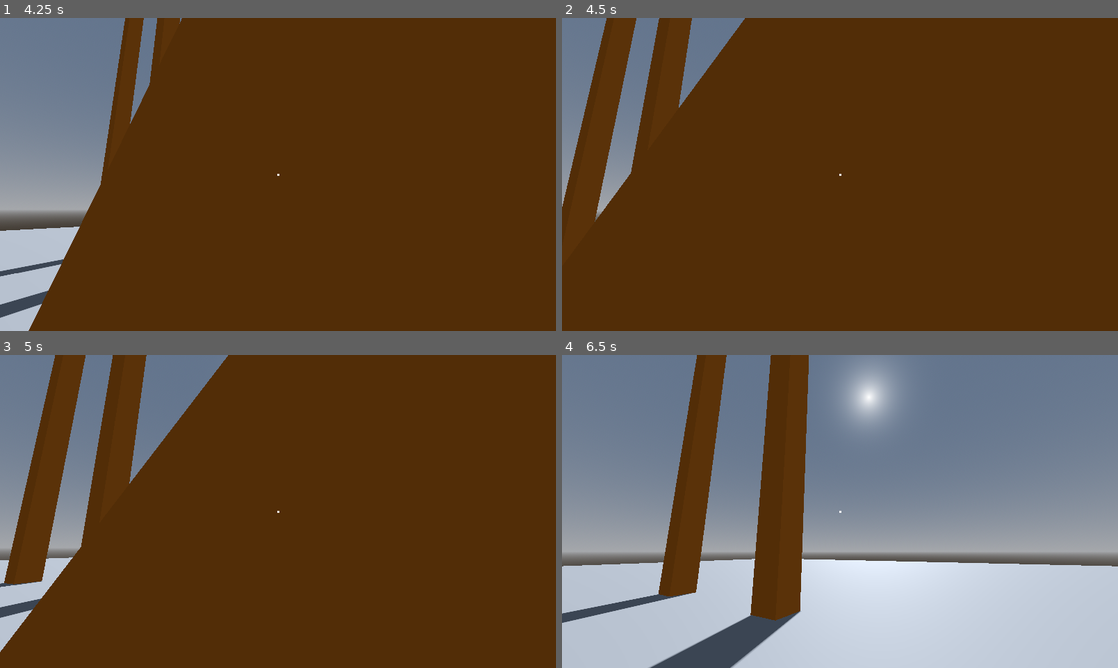
Above: before the commit, frames 1-4 (two rows, left to right).
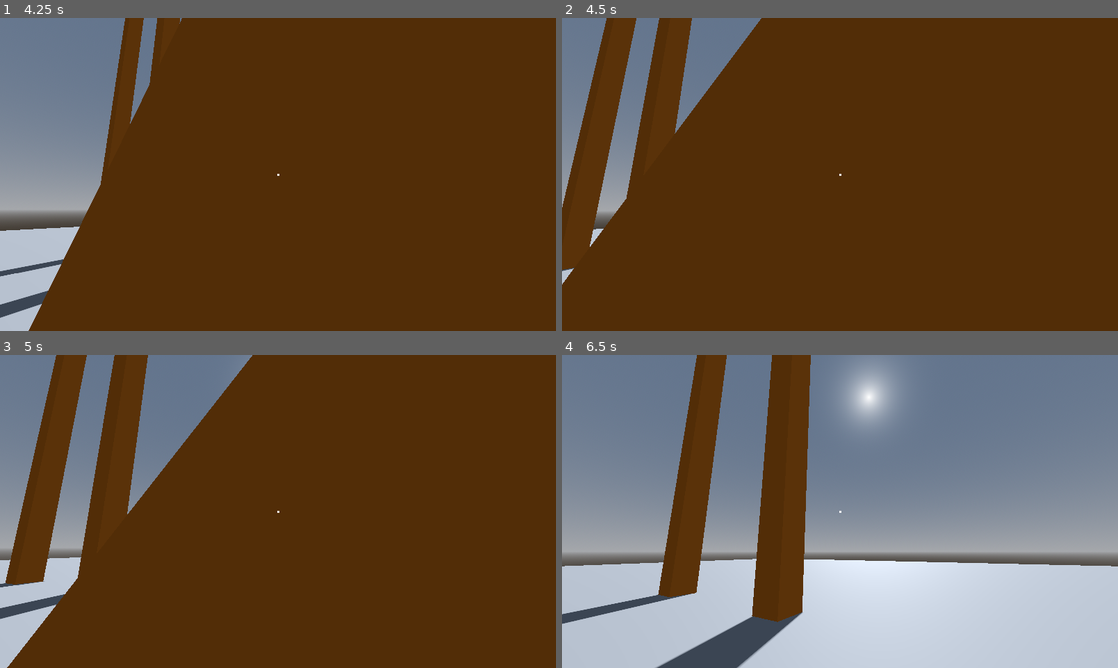
Above: after the commit, the same moments.

Repository: joeyvongphasouk/577-course-project
Game: Godot game, scene res://scenes/main_menu.tscn
The game is run twice, just before and just after one commit, with the same random seed, the same clock (stepped at 60 frames per second) and the same inputs.
Inputs (mouse positions are in pixels of both pictures, inside the frame that each line leads up to):
- Up to frame 1 (4.25 s): click "Start" at 0.5 s; tap Enter (ui_accept) at 1.25, 1.52, 2.27, 3.77 s; move the mouse to (305, 174) at 1.27 s; hold Right mouse button (grapple_pull) 1.28-2.03 s; hold W (move_forward) from 1.28 s (still down); move the mouse to (250, 174) at 2.02 s; click (250, 174) at 2.1 s; right-click (250, 174) at 2.3 s; move the mouse to (289, 168) at 2.77 s; hold Right mouse button (grapple_pull) 2.78-3.53 s; move the mouse to (272, 180) at 3.52 s; right-click (272, 180) at 3.6 s
- Up to frame 2 (4.5 s): keep holding W (move_forward); move the mouse to (878, 177) at 4.27 s; hold Right mouse button (grapple_pull) from 4.28 s (still down); click (878, 177) at 4.35 s
- Up to frame 3 (5 s): keep holding W (move_forward); keep holding Right mouse button (grapple_pull); tap Enter (ui_accept) at 4.52 s
- Up to frame 4 (6.5 s): keep holding W (move_forward); move the mouse to (795, 508) at 5.02 s; release Right mouse button (grapple_pull) at 5.03 s; right-click (795, 508) at 5.1 s; tap Enter (ui_accept) at 5.27 s; move the mouse to (845, 511) at 5.77 s; hold Right mouse button (grapple_pull) from 5.78 s (still down)

Frame 1 is identical in both runs. In frame 2, 1.4% of the frame differs, in the area x 0-36%, y 0-86%; in frame 3, 3.8%, in the area x 0-46%, y 0-100%; in frame 4, 1.2%.

Commit message:
I have failed in my attempts to get c# and gdscript to work together

Diff:
--- a/project.godot
+++ b/project.godot
@@ -23,6 +23,10 @@
 
 window/size/viewport_width=1280
 window/size/viewport_height=720
+
+[dotnet]
+
+project/assembly_name="Mandira"
 
 [input]
 
--- a/scenes/playground.tscn
+++ b/scenes/playground.tscn
@@ -2,16 +2,6 @@
 
 [ext_resource type="Material" uid="uid://cf2g5d07kmao" path="res://materials/testing_color.tres" id="1_j81bk"]
 [ext_resource type="PackedScene" uid="uid://dkdw4ky2ef0l0" path="res://scenes/player.tscn" id="2_37cnx"]
-
-[sub_resource type="WorldBoundaryShape3D" id="WorldBoundaryShape3D_ytjev"]
-
-[sub_resource type="PlaneMesh" id="PlaneMesh_mcgwk"]
-size = Vector2(100, 100)
-
-[sub_resource type="BoxMesh" id="BoxMesh_vqbha"]
-
-[sub_resource type="ConcavePolygonShape3D" id="ConcavePolygonShape3D_iux7c"]
-data = PackedVector3Array(-0.5, 0.5, 0.5, 0.5, 0.5, 0.5, -0.5, -0.5, 0.5, 0.5, 0.5, 0.5, 0.5, -0.5, 0.5, -0.5, -0.5, 0.5, 0.5, 0.5, -0.5, -0.5, 0.5, -0.5, 0.5, -0.5, -0.5, -0.5, 0.5, -0.5, -0.5, -0.5, -0.5, 0.5, -0.5, -0.5, 0.5, 0.5, 0.5, 0.5, 0.5, -0.5, 0.5, -0.5, 0.5, 0.5, 0.5, -0.5, 0.5, -0.5, -0.5, 0.5, -0.5, 0.5, -0.5, 0.5, -0.5, -0.5, 0.5, 0.5, -0.5, -0.5, -0.5, -0.5, 0.5, 0.5, -0.5, -0.5, 0.5, -0.5, -0.5, -0.5, 0.5, 0.5, 0.5, -0.5, 0.5, 0.5, 0.5, 0.5, -0.5, -0.5, 0.5, 0.5, -0.5, 0.5, -0.5, 0.5, 0.5, -0.5, -0.5, -0.5, 0.5, 0.5, -0.5, 0.5, -0.5, -0.5, -0.5, 0.5, -0.5, 0.5, 0.5, -0.5, -0.5, -0.5, -0.5, -0.5)
 
 [sub_resource type="ProceduralSkyMaterial" id="ProceduralSkyMaterial_stf88"]
 
@@ -23,6 +13,16 @@
 sky = SubResource("Sky_8o5xr")
 ambient_light_color = Color(0.76662, 0.76662, 0.76662, 1)
 
+[sub_resource type="WorldBoundaryShape3D" id="WorldBoundaryShape3D_ytjev"]
+
+[sub_resource type="PlaneMesh" id="PlaneMesh_mcgwk"]
+size = Vector2(100, 100)
+
+[sub_resource type="BoxMesh" id="BoxMesh_vqbha"]
+
+[sub_resource type="ConcavePolygonShape3D" id="ConcavePolygonShape3D_iux7c"]
+data = PackedVector3Array(-0.5, 0.5, 0.5, 0.5, 0.5, 0.5, -0.5, -0.5, 0.5, 0.5, 0.5, 0.5, 0.5, -0.5, 0.5, -0.5, -0.5, 0.5, 0.5, 0.5, -0.5, -0.5, 0.5, -0.5, 0.5, -0.5, -0.5, -0.5, 0.5, -0.5, -0.5, -0.5, -0.5, 0.5, -0.5, -0.5, 0.5, 0.5, 0.5, 0.5, 0.5, -0.5, 0.5, -0.5, 0.5, 0.5, 0.5, -0.5, 0.5, -0.5, -0.5, 0.5, -0.5, 0.5, -0.5, 0.5, -0.5, -0.5, 0.5, 0.5, -0.5, -0.5, -0.5, -0.5, 0.5, 0.5, -0.5, -0.5, 0.5, -0.5, -0.5, -0.5, 0.5, 0.5, 0.5, -0.5, 0.5, 0.5, 0.5, 0.5, -0.5, -0.5, 0.5, 0.5, -0.5, 0.5, -0.5, 0.5, 0.5, -0.5, -0.5, -0.5, 0.5, 0.5, -0.5, 0.5, -0.5, -0.5, -0.5, 0.5, -0.5, 0.5, 0.5, -0.5, -0.5, -0.5, -0.5, -0.5)
+
 [sub_resource type="ConcavePolygonShape3D" id="ConcavePolygonShape3D_ur12g"]
 data = PackedVector3Array(-0.5, 2, 1, 0.5, 2, 1, -0.5, -2, 1, 0.5, 2, 1, 0.5, -2, 1, -0.5, -2, 1, 0.5, 2, -1, -0.5, 2,  …(356 unchanged characters)…
 
@@ -73,10 +73,16 @@
 
 [node name="Tutorial_Level" type="Node3D"]
 
+[node name="WorldEnvironment" type="WorldEnvironment" parent="."]
+environment = SubResource("Environment_vl41q")
+
 [node name="DirectionalLight3D" type="DirectionalLight3D" parent="."]
 transform = Transform3D(0.939693, -0.219846, 0.262003, 3.58692e-08, 0.766044, 0.642788, -0.34202, -0.604023, 0.719846, 0, 16.8921, 0)
 shadow_enabled = true
 
+[node name="Player" parent="." instance=ExtResource("2_37cnx")]
+transform = Transform3D(-0.173648, 0, -0.984808, 0, 1, 0, 0.984808, 0, -0.173648, -7.8, 0.999998, -1.1)
+
 [node name="Ground" type="StaticBody3D" parent="."]
 
 [node name="CollisionShape3D" type="CollisionShape3D" parent="Ground"]
@@ -114,12 +120,6 @@
 
 [node name="CollisionShape3D" type="CollisionShape3D" parent="StaticBody3D3"]
 shape = SubResource("ConcavePolygonShape3D_iux7c")
-
-[node name="WorldEnvironment" type="WorldEnvironment" parent="."]
-environment = SubResource("Environment_vl41q")
-
-[node name="Player" parent="." instance=ExtResource("2_37cnx")]
-transform = Transform3D(-0.173648, 0, -0.984808, 0, 1, 0, 0.984808, 0, -0.173648, -7.8, 0.999998, -1.1)
 
 [node name="Ramp" type="StaticBody3D" parent="."]
 transform = Transform3D(0.5, 0, -0.866025, 0, 1, 0, 0.866025, 0, 0.5, 0, 2, -5)
--- a/scripts/grapple.gd
+++ b/scripts/grapple.gd
@@ -16,13 +16,16 @@
 var initial_dist: float
 
 func _physics_process(delta: float) -> void:
+	# deploy/retract grapple
 	if Input.is_action_just_pressed("grapple_attach"):
 		launch()
 	if Input.is_action_just_released("grapple_attach"):
 		retract()
+
+	# handle grapple mech
 	if Input.is_action_pressed("grapple_pull"):
 		pull_to()
-	elif launched:
+	if launched:
 		handle_grapple(delta)
 
 	# need to physically update the rope shown on screen
@@ -34,7 +37,6 @@
 		initial_dist = player.global_position.distance_to(grapple_point)
 		launched = true
 		obj_hit = ray_cast_3d.get_collider()
-
 
 func retract():
 	launched = false
@@ -64,20 +66,27 @@
 
 	# check if the grapple is attached to something
 	if launched and obj_hit:
-		initial_dist = max(initial_dist - 0.1, 0.0)
-		var direction = (grapple_point - player.global_position).normalized()
-
+		# do not pull if obj too close
 		if (abs((grapple_point - player.global_position).length()) < 2):
 			return
 
+
+		var direction = (grapple_point - player.global_position).normalized()
+
 		# if a staticbody, pull player towards it
 		if obj_hit is StaticBody3D:
+			var prev_player_pos = player.global_position
 			player.velocity += direction * 0.25
+			initial_dist = max(initial_dist - (player.global_position - prev_player_pos).length(), 0.0)
 			print("pulling player")
 
 		# if a rigidbody, pull it towards player
 		elif obj_hit is RigidBody3D:
+			var prev_obj_pos = obj_hit.global_position
 			obj_hit.apply_central_impulse(- direction * 0.25)
+			initial_dist = max(initial_dist - (obj_hit.global_position - prev_obj_pos).length(), 0.0)
+			print("pulling object")
+
 
 func update_rope():
 	if !launched:
Not shown, added: addons/verlet_rope_4/icon.svg
Not shown, added: addons/verlet_rope_4/icon.svg.import
Binary file added: addons/verlet_rope_4/materials/rope_default.material
Not shown, added: addons/verlet_rope_4/plugin.cfg
Not shown, added: Mandira.csproj
Not shown, added: Mandira.sln
Not shown, added: addons/verlet_rope_4/LICENSE
Not shown, added: addons/verlet_rope_4/VerletRope.cs
Not shown, added: addons/verlet_rope_4/VerletRopePlugin.cs
Not shown, added: addons/verlet_rope_4/structure/RopeCollisionBehavior.cs
Not shown, added: addons/verlet_rope_4/structure/RopeCollisionType.cs
Not shown, added: addons/verlet_rope_4/structure/RopeParticleData.cs
